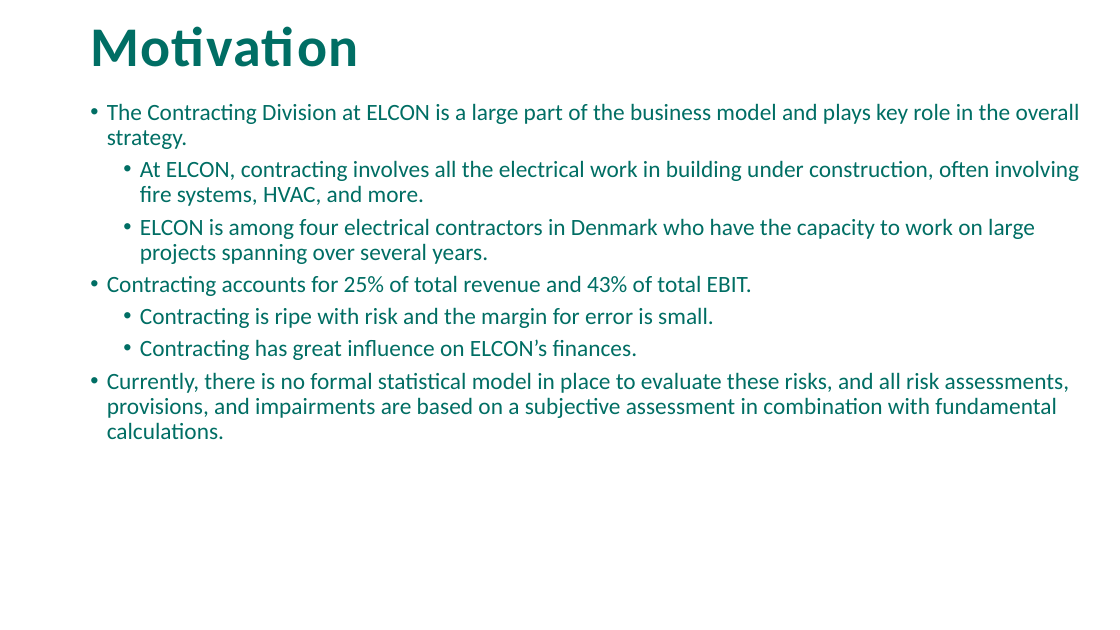
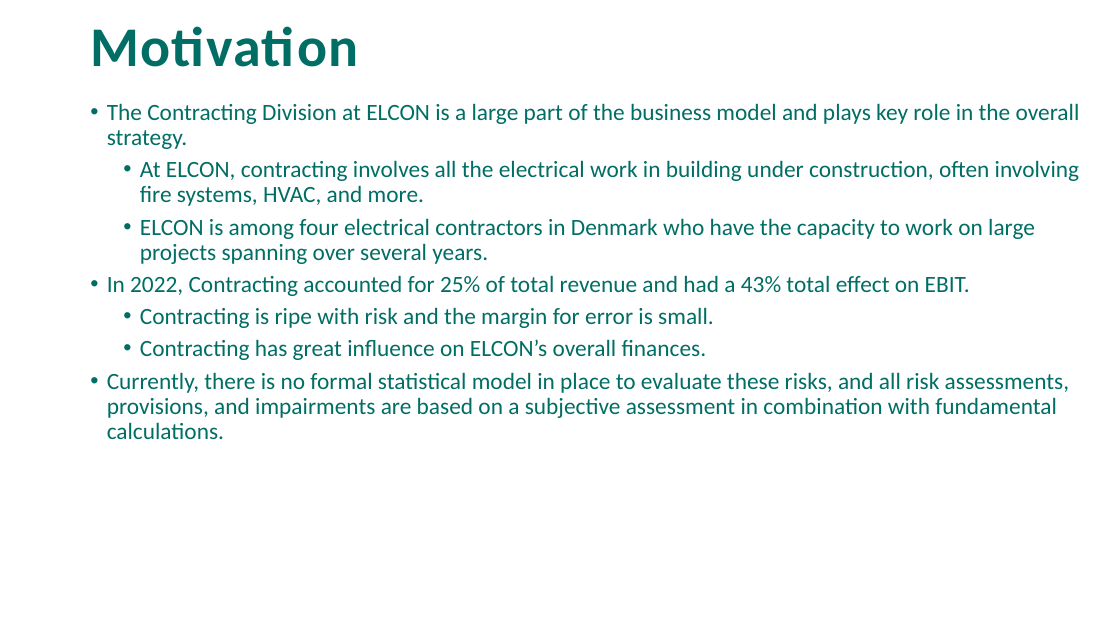
Before and after one commit to tobiasbrammer/4873-Project-based-Internship, a slide deck: slide 3 of Pitch/Statistisk Risikovurdering.pptx. Drawn at 1120x630 pixels with LibreOffice and Linux fonts; fonts in the diff are those of the drawing; background and template pictures are left out. Boxes give left, top, right and bottom in pixels: in the first picture for what was removed or moved away, otherwise in the second. Text is boxed around its words. In the diff, an @@ line names an element or a change of style, - is before the commit and + after.

```diff
--- a/Pitch/Statistisk Risikovurdering.pptx
+++ b/Pitch/Statistisk Risikovurdering.pptx
@@ text at [107, 275, 970, 296]: text changed @@
-• Contracting accounts for 25% of total revenue and 43% of total EBIT.
+• In 2022, Contracting accounted for 25% of total revenue and had a 43% total effect on EBIT.
@@ text at [140, 339, 707, 360]: text changed @@
-    • Contracting has great influence on ELCON’s finances.
+    • Contracting has great influence on ELCON’s overall finances.
```
Also in this commit, not shown: 4 other slides changed, 2 slides removed, 8 other files.
